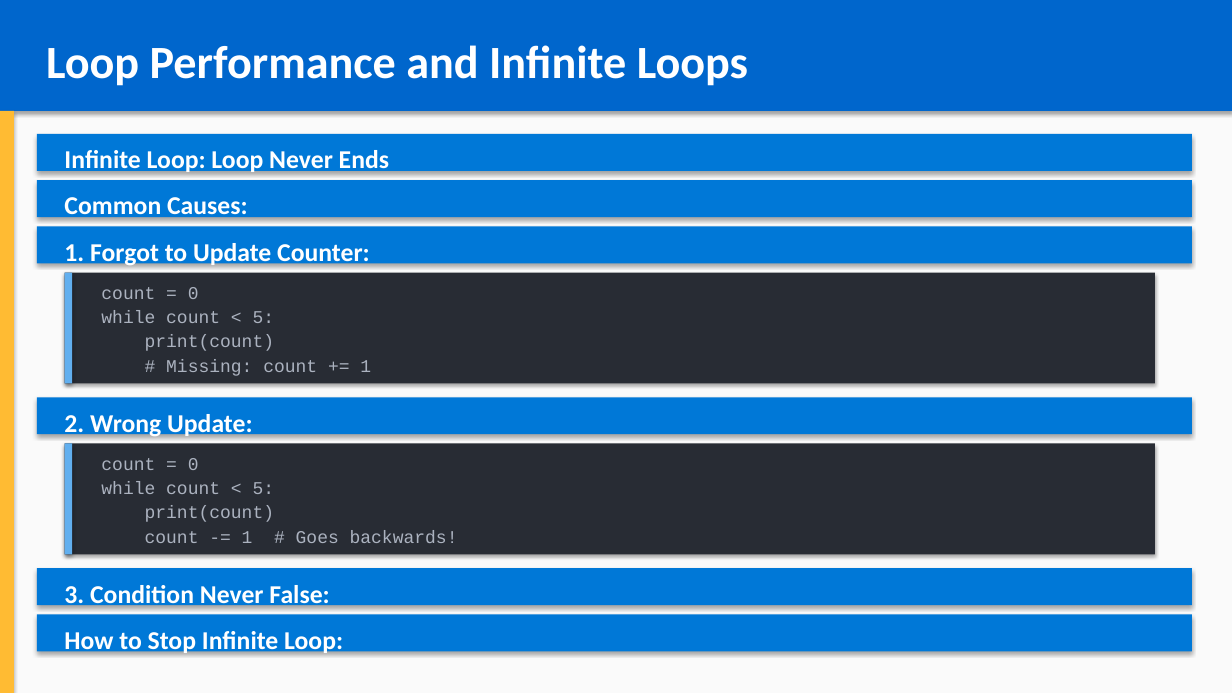
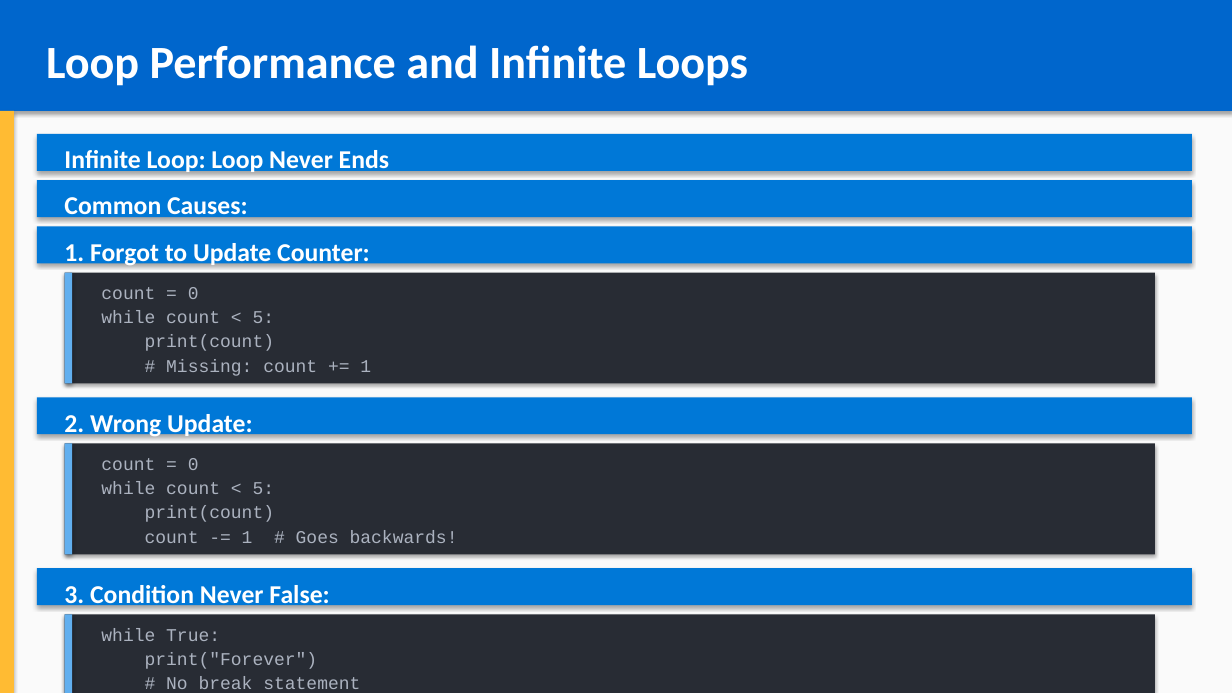
Before and after one commit to YouROS12/courses, a slide deck: slide 19 of python_course/chapter_04_loops/loops.pptx (slide 12 before the commit). Drawn at 1232x693 pixels with LibreOffice and Linux fonts; fonts in the diff are those of the drawing. Boxes give left, top, right and bottom in pixels: in the first picture for what was removed or moved away, otherwise in the second. Text is boxed around its words. In the diff, an @@ line names an element or a change of style, - is before the commit and + after.

```diff
--- a/python_course/chapter_04_loops/loops.pptx
+++ b/python_course/chapter_04_loops/loops.pptx
@@ rectangle: place and size @@
-rectangle at (37,615,1192,652)
+rectangle at (65,615,1155,693)
@@ rectangle at (65,615,1155,693): fill #0078D7 to #282C34 @@
@@ rectangle added at (65,615,72,693), fill #61AFEF @@
@@ text added at (101,629,360,689), 14 pt, text #ABB2BF @@
+while True:
+print("Forever")
+# No break statement
@@ text removed at (64,631,343,655) @@
-How to Stop Infinite Loop:
```
Also in this commit, not shown: 10 other slides changed, 14 slides added, 2 slides removed, 10 other files.
